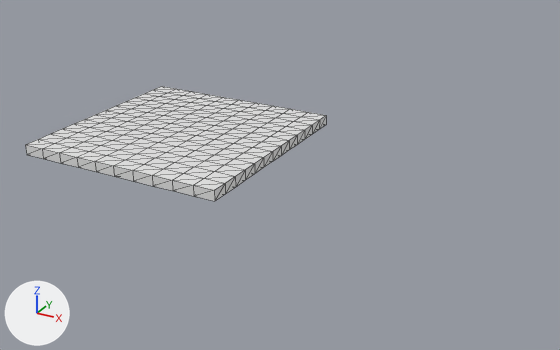
Renders of the FBX model Projet/Assets/Models/trampoline/trampoline.FBX from each side of a commit.
Before and after are seen from a 50 mm camera at (5.19, -6.64, 3.17) aimed at (1.41, 0.23, -0.27). Lighting does not change. The marker at lower left points along +X, +Y and +Z. Mesh edges are drawn as thin lines. Where no turn or scale is listed for an object, it has been applied to the vertices.

Objects in the first picture: 'trampoline'.
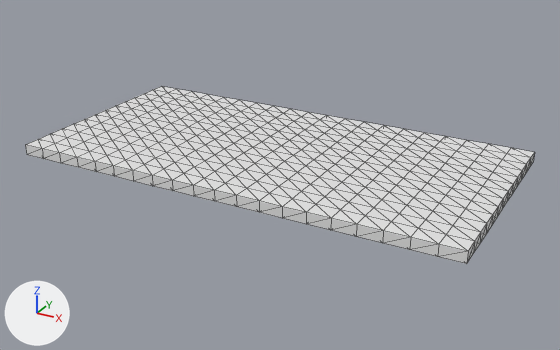
The newer file is also turned or shifted as a whole; pictures and numbers use the older file's frame.

Changed parts and their boxes [x1, y1, x2, y2] in the pictures (560 x 350 px):
```json
{"object": "trampoline", "change": "reshaped", "before": [26, 86, 326, 201], "after": [26, 86, 534, 264], "on screen": "69% wider, 54% taller"}
{"part": 1, "of": "me_mesh", "change": "added", "after": [214, 115, 534, 264]}
```

The change, as JSON lines over the scene's bpy script:
```json
{"block": "me_mesh", "where": "# used by ob_trampoline; location = (0.083, 0.298, 0.0)"}
{"op": "remove", "block": "me_mesh", "code": "me_mesh.from_pydata(...)  # 308 vertices, 612 faces; spans x -1.25..1.25, y -1.25..1.25, z -0.11..0.01"}
{"op": "add", "block": "me_mesh", "code": "me_mesh.from_pydata(...)  # 588 vertices, 1172 faces; spans x -1.25..3.75, y -1.25..1.25, z -0.11..0.01"}
{"block": "me_mesh", "change": "me_mesh part 1: 280 vertices added at x 1.5..3.75, y -1.25..1.25, z -0.11..0.01"}
```
